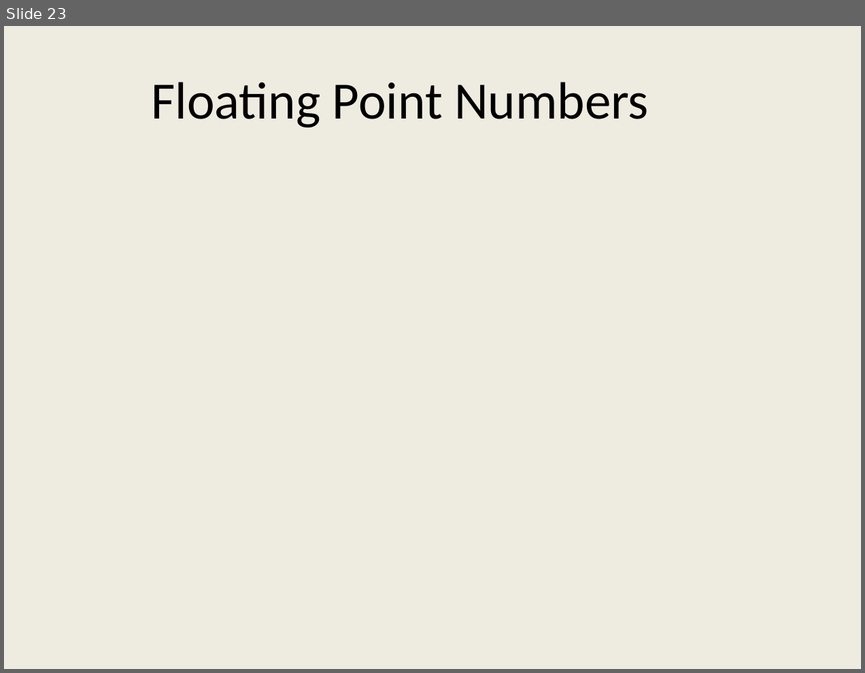
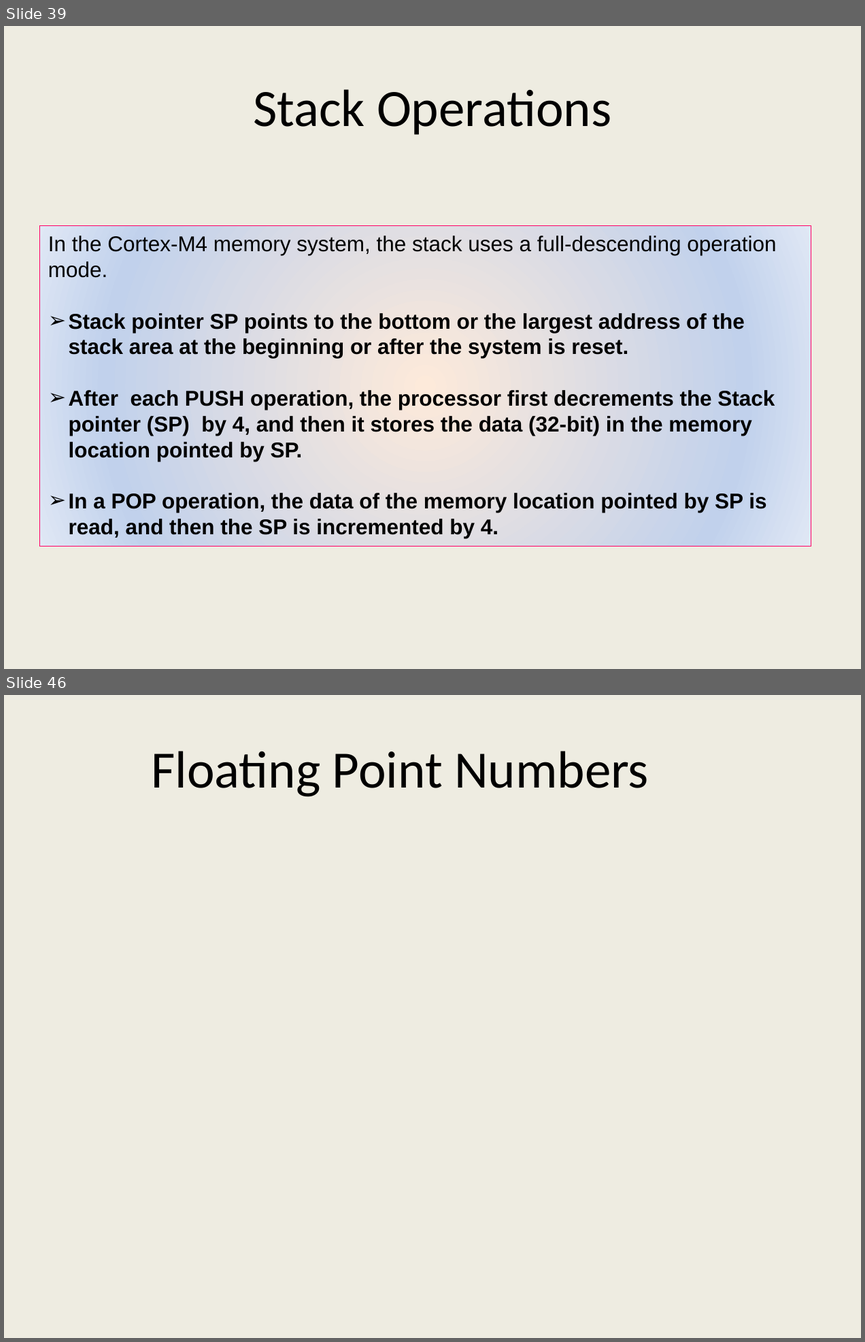
Before and after one commit to girishsukukumar/ARM-Architecture, a slide deck: Module-5.pptx. Shown one above the other, each under a label of ours: slide 23 before the commit, slides 39 and 46 after it; the slides between them are not shown. The pictures are 865x673 and 865x1342 pixels, drawn with LibreOffice and Linux fonts; fonts in the diff are those of the drawing. Boxes give left, top, right and bottom in pixels: in the first picture for what was removed or moved away, otherwise in the second. Text is boxed around its words. In the diff, an @@ line names an element or a change of style, - is before the commit and + after.

```diff
--- a/Module-5.pptx
+++ b/Module-5.pptx
@@ slide 39 added at [4,26,861,669], background #EEECE1 @@
@@ title added at [253,89,611,135], 44 pt, text #000000 @@
+Stack Operations
@@ rectangle added at [40,226,811,546], fill gradient #FDEADA to #C2D1ED to #E1E8F5, outline #FF0066 0.75 pt, 18 pt, text #000000, bold @@
+In the Cortex-M4 memory system, the stack uses a full-descending operation mode.
+➢ Stack pointer SP points to the bottom or the largest address of the stack area at the beginning or after the system is reset.
+➢ After each PUSH operation, the processor first decrements the Stack pointer (SP) by 4, and then it stores the data (32-bit) in the memory location pointed by SP.
+➢ In a POP operation, the data of the memory location pointed by SP is read, and then the SP is incremented by 4.
@@ what was slide 23 is now slide 46 @@
```
Also in this commit, not shown: 6 slides changed, 23 other slides added, 1 slide removed.
